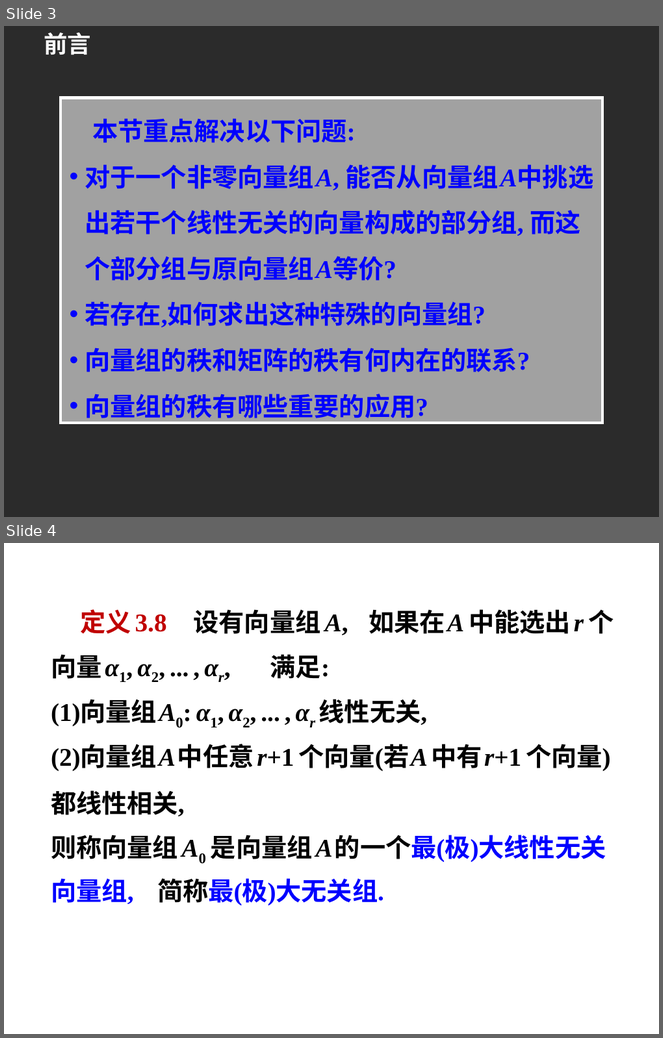
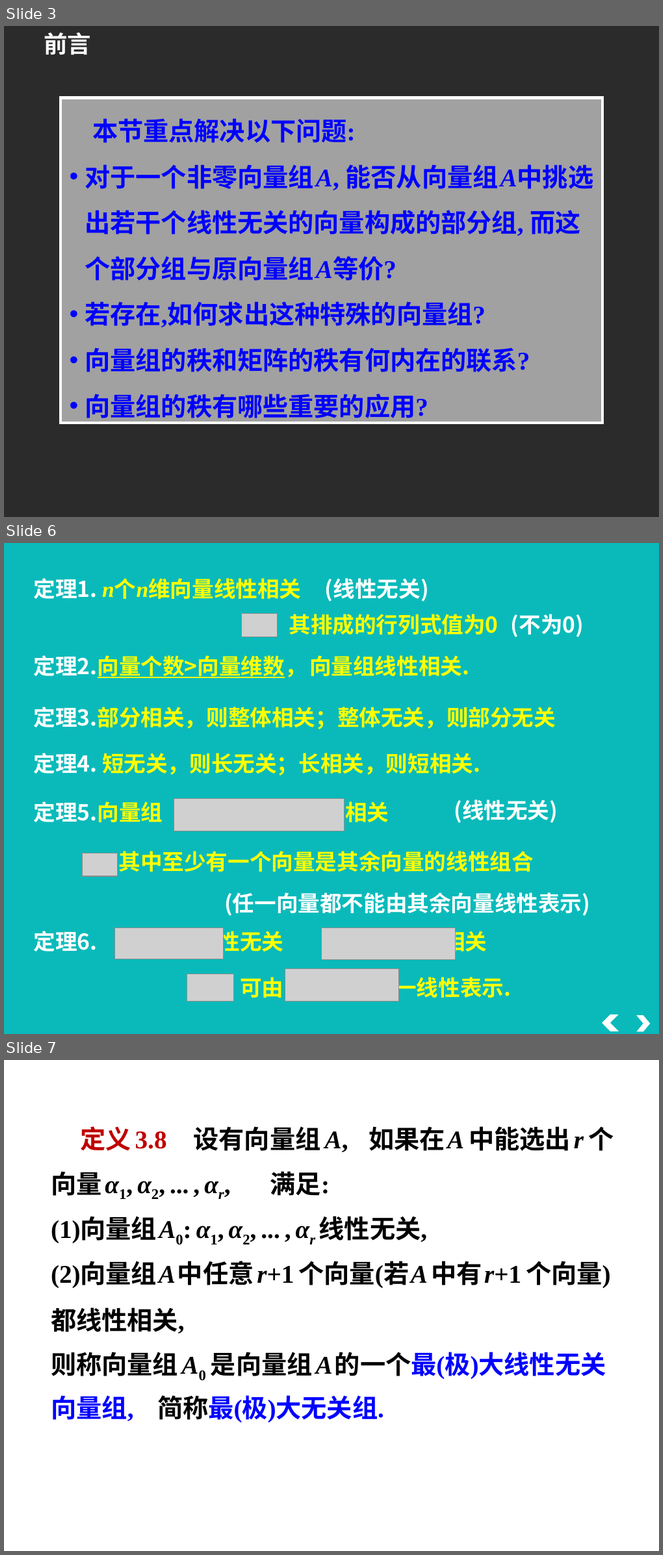
Before and after one commit to zeemeil/zeemeil.github.io, a slide deck: files/2025_2_LM/1121_0304.pptx. Shown one above the other, each under a label of ours: slides 3 and 4 before the commit, slides 3, 6 and 7 after it; the slides between them are not shown. The pictures are 663x1038 and 663x1555 pixels, drawn with LibreOffice and Linux fonts; fonts in the diff are those of the drawing; grey boxes stand for pictures; background and template pictures are left out; a plain dark background stands for a picture behind light text. Boxes give left, top, right and bottom in pixels: in the first picture for what was removed or moved away, otherwise in the second. Text is boxed around its words. In the diff, an @@ line names an element or a change of style, - is before the commit and + after.

```diff
--- a/files/2025_2_LM/1121_0304.pptx
+++ b/files/2025_2_LM/1121_0304.pptx
@@ slide 6 added at (4,543,659,1034), background #0ABABA @@
@@ text added at (34,578,301,599), 24 pt, text #FFFF00, bold @@
+定理1. n个n维向量线性相关
@@ text added at (325,578,429,601), 24 pt, text #FFFFFF, bold @@
+(线性无关)
@@ picture added at (241,613,277,637) @@
@@ text added at (289,614,498,635), 24 pt, text #FFFF00, bold @@
+其排成的行列式值为0
@@ text added at (511,614,584,637), 24 pt, text #FFFFFF, bold @@
+(不为0)
@@ text added at (34,655,307,678), 24 pt, text #FFFF00, bold, underline @@
+定理2.向量个数>向量维数，
@@ text added at (310,655,469,676), 24 pt, text #FFFF00, bold @@
+向量组线性相关.
@@ text added at (34,707,556,730), 24 pt, text #FFFF00, bold @@
+定理3.部分相关，则整体相关；整体无关，则部分无关
@@ text added at (34,753,480,776), 24 pt, text #FFFF00, bold @@
+定理4. 短无关，则长无关；长相关，则短相关.
@@ group added at (34,798,534,876): 2 texts, 2 pictures @@
+其中至少有一个向量是其余向量的线性组合
+定理5.向量组 线性相关
@@ text added at (454,800,558,823), 24 pt, text #FFFFFF, bold @@
+(线性无关)
@@ text added at (224,893,590,916), 24 pt, text #FFFFFF, bold @@
+(任一向量都不能由其余向量线性表示)
@@ group added at (34,927,511,1003): 4 pictures, 2 texts @@
+定理6. 线性无关 ， 线性相关
+可由 唯一线性表示.
@@ chevron added at (602,1015,620,1032), fill #FFFFFF @@
@@ chevron added at (637,1016,651,1032), fill #FFFFFF @@
@@ what was slide 4 is now slide 7 @@
```
Also in this commit, not shown: 1 slide changed, 6 other slides added, 11 other files.
